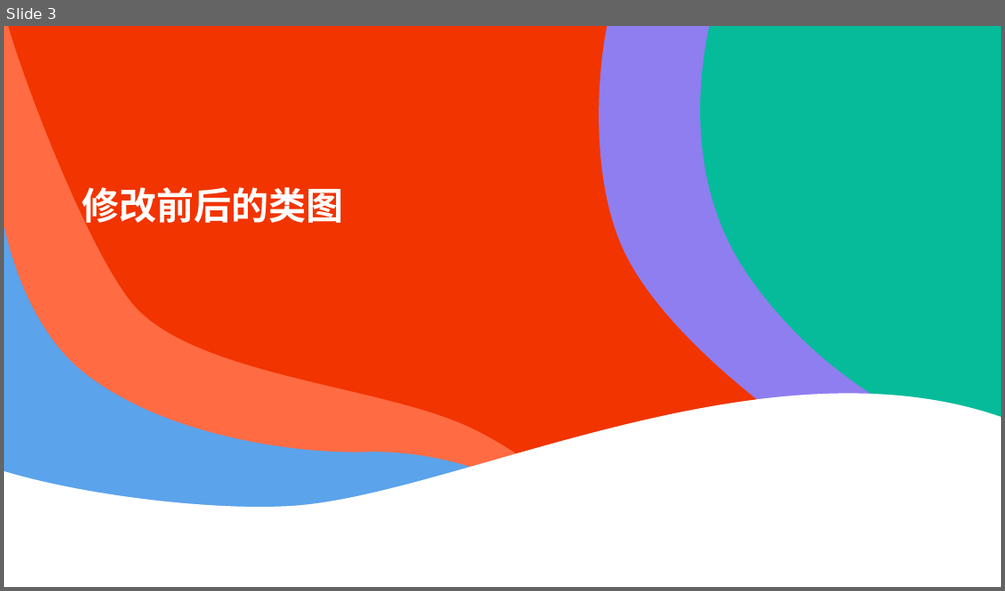
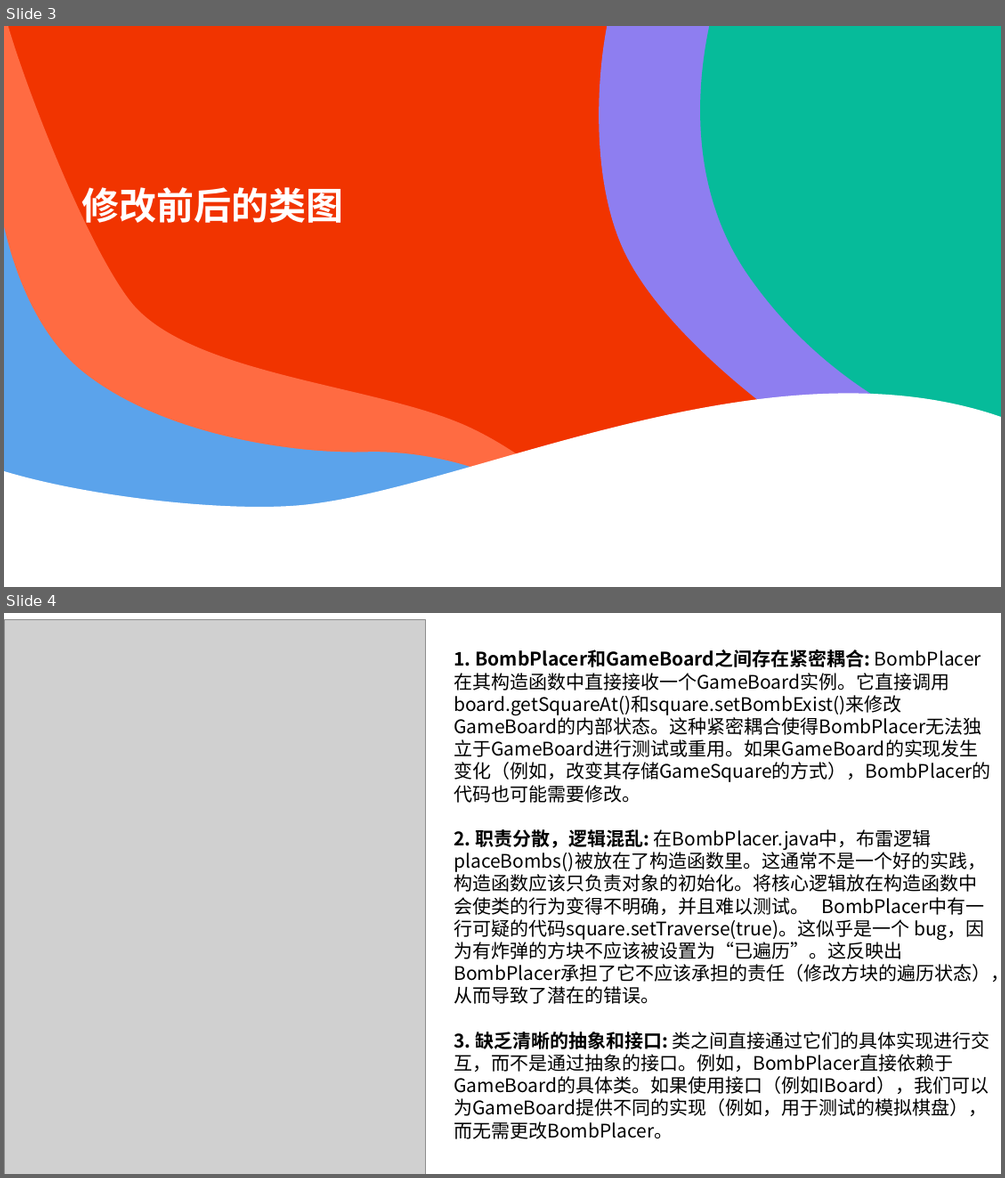
Before and after one commit to wzc506/mineswapper, a slide deck: uml.pptx. Shown one above the other, each under a label of ours: slide 3 before the commit, slides 3 and 4 after it. The pictures are 1005x591 and 1005x1178 pixels, drawn with LibreOffice and Linux fonts; fonts in the diff are those of the drawing; grey boxes stand for pictures. Boxes give left, top, right and bottom in pixels: in the first picture for what was removed or moved away, otherwise in the second. Text is boxed around its words. In the diff, an @@ line names an element or a change of style, - is before the commit and + after.

Commit message:
12/7

```diff
--- a/uml.pptx
+++ b/uml.pptx
@@ slide 4 added at box(4, 613, 1001, 1174), background #FFFFFF @@
@@ picture added at box(4, 620, 426, 1174) @@
@@ text added at box(453, 649, 1001, 1139), 18 pt, text #000000 @@
+1. BombPlacer和GameBoard之间存在紧密耦合: BombPlacer在其构造函数中直接接收一个GameBoard实例。它直接调用board.getSquareAt()和square.setBombExist()来修改GameBoard的内部状态。这种紧密耦合使得BombPlacer无法独立于GameBoard进行测试或重用。如果GameBoard的实现发生变化（例如，改变其存储GameSquare的方式），BombPlacer的代码也可能需要修改。
+2. 职责分散，逻辑混乱: 在BombPlacer.java中，布雷逻辑 placeBombs()被放在了构造函数里。这通常不是一个好的实践，构造函数应该只负责对象的初始化。将核心逻辑放在构造函数中会使类的行为变得不明确，并且难以测试。 BombPlacer中有一行可疑的代码square.setTraverse(true)。这似乎是一个 bug，因为有炸弹的方块不应该被设置为“已遍历”。这反映出BombPlacer承担了它不应该承担的责任（修改方块的遍历状态），从而导致了潜在的错误。
+3. 缺乏清晰的抽象和接口: 类之间直接通过它们的具体实现进行交互，而不是通过抽象的接口。例如，BombPlacer直接依赖于GameBoard的具体类。如果使用接口（例如IBoard），我们可以为GameBoard提供不同的实现（例如，用于测试的模拟棋盘），而无需更改BombPlacer。
```
Also in this commit, not shown: 7 slides removed.
